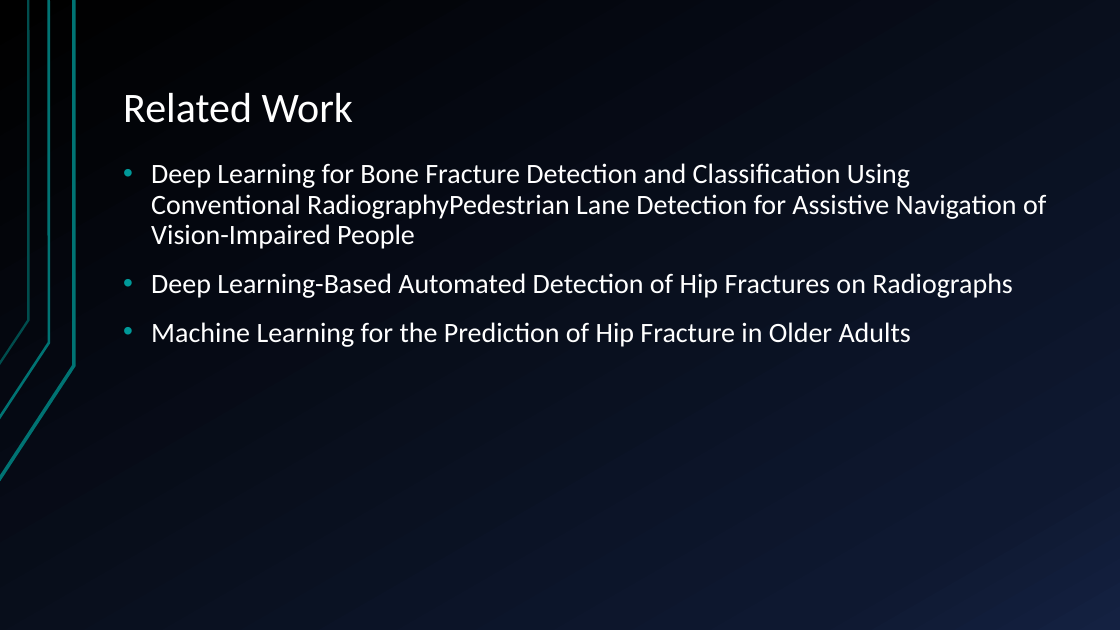
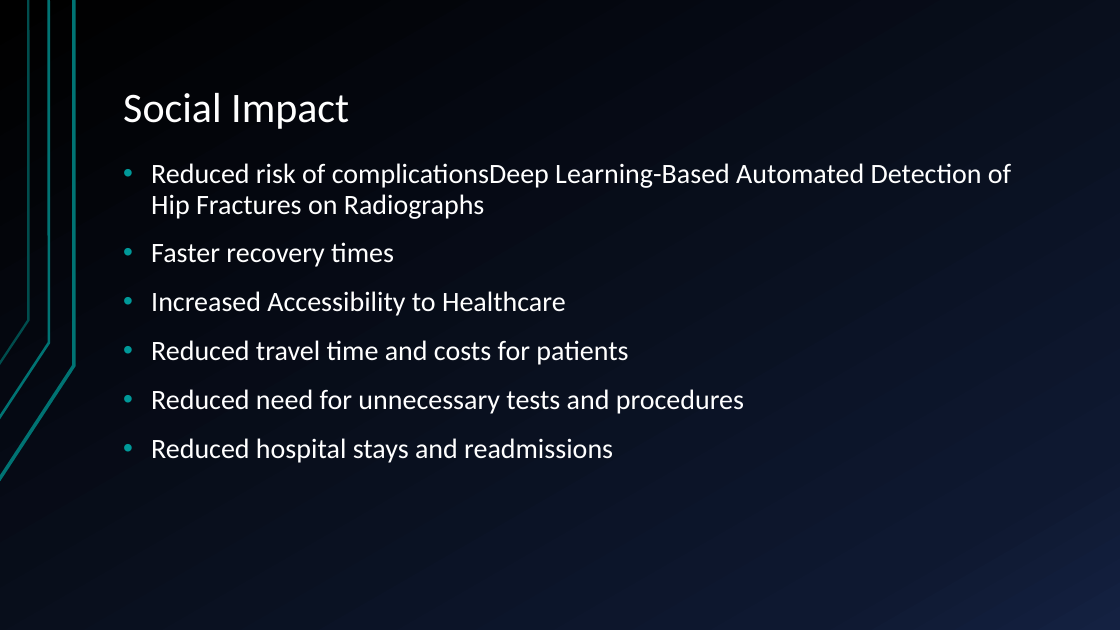
Before and after one commit to mdkhurshidjahan/CSE_499, a slide deck: slide 3 of CSE 499A.pptx. Drawn at 1120x630 pixels with LibreOffice and Linux fonts; fonts in the diff are those of the drawing. Boxes give left, top, right and bottom in pixels: in the first picture for what was removed or moved away, otherwise in the second. Text is boxed around its words. In the diff, an @@ line names an element or a change of style, - is before the commit and + after.

```diff
--- a/CSE 499A.pptx
+++ b/CSE 499A.pptx
@@ title at [123, 93, 349, 129]: text changed @@
-Related Work
+Social Impact
@@ text at [151, 163, 1011, 463]: text changed @@
-• Deep Learning for Bone Fracture Detection and Classification Using Conventional RadiographyPedestrian Lane Detection for Assistive Navigation of Vision-Impaired People
-• Deep Learning-Based Automated Detection of Hip Fractures on Radiographs
-• Machine Learning for the Prediction of Hip Fracture in Older Adults
+• Reduced risk of complicationsDeep Learning-Based Automated Detection of Hip Fractures on Radiographs
+• Faster recovery times
+• Increased Accessibility to Healthcare
+• Reduced travel time and costs for patients
+• Reduced need for unnecessary tests and procedures
+• Reduced hospital stays and readmissions
```
Also in this commit, not shown: 2 other slides changed, 2 slides added, 1 slide removed, 1 other file.
